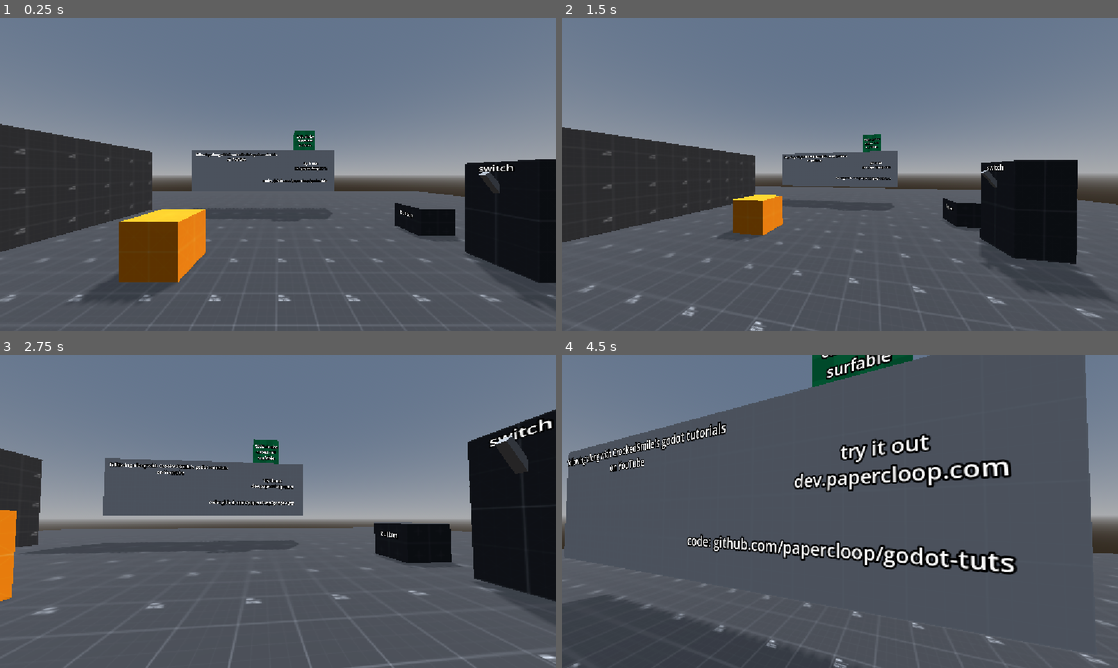
Above: before the commit, frames 1-4 (two rows, left to right).
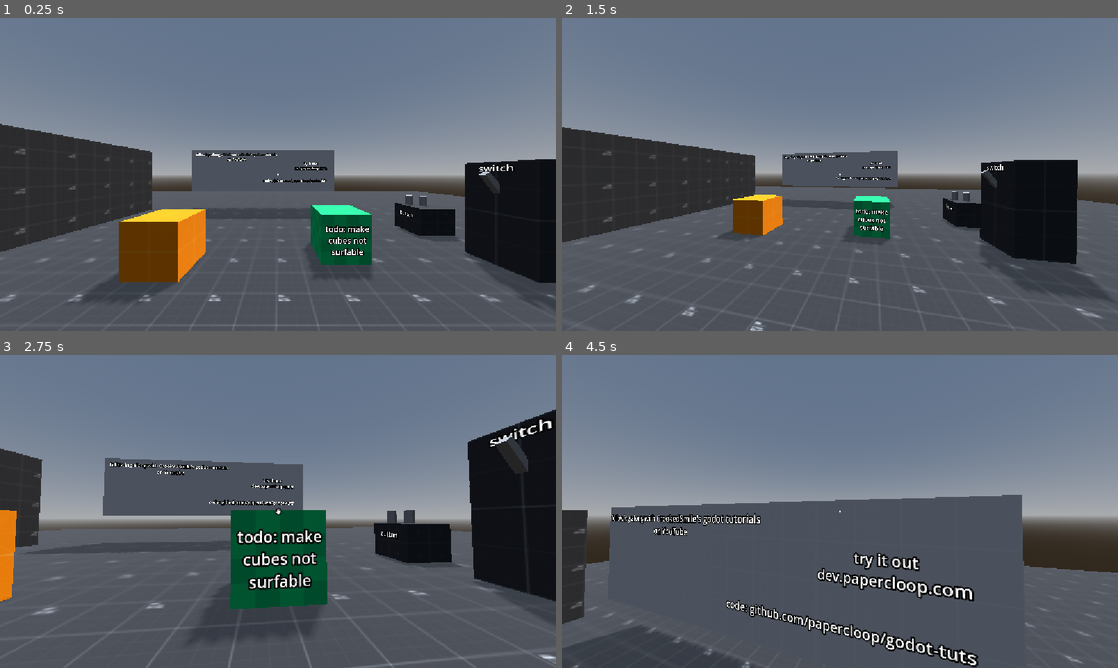
Above: after the commit, the same moments.

Repository: papercloop/godot-tuts
Game: Godot game, scene res://main.tscn
Same seed, same stepped clock (60 frames per second), same inputs: the game is played once before the commit and once after it.
Inputs (mouse positions are in pixels of both pictures, inside the frame that each line leads up to):
- Up to frame 1 (0.25 s): no input
- Up to frame 2 (1.5 s): tap Enter at 0.5 s; move the mouse to (962, 158) at 0.52 s; press the mouse at (962, 158) at 0.53 s; hold D (right) 0.53-1.28 s; tap Space (jump) at 0.77 s; right-click (962, 158) at 0.8 s; move the mouse to (812, 174) at 1.27 s; release the mouse at (812, 174) at 1.28 s; hold W (forward) from 1.28 s (still down); right-click (812, 174) at 1.35 s
- Up to frame 3 (2.75 s): keep holding W (forward); tap Space (jump) at 1.52 s; click (250, 511) at 1.55 s; move the mouse to (289, 505) at 2.02 s; hold C (crouch) from 2.03 s (still down); click (289, 505) at 2.17 s; right-click (289, 505) at 2.3 s
- Up to frame 4 (4.5 s): keep holding W (forward); move the mouse to (834, 517) at 2.77 s; release C (crouch) at 2.78 s; click (834, 517) at 2.85 s; tap Space (jump) at 3.02, 3.77 s; move the mouse to (878, 514) at 3.52 s; right-click (878, 514) at 3.6 s; click (878, 514) at 3.67 s; move the mouse to (795, 508) at 4.27 s; tap Shift (sprint) at 4.35 s

The runs differ from the first frame. In frame 1, 2.3% of the frame differs, in the area x 49-77%, y 36-82%; in frame 2, 1.1%; in frame 3, 5.9%; in frame 4, 47%, in the area x 0-100%, y 0-100%.

Commit message:
added reticle and pickupable items

Diff:
--- a/interaction/interaction_component.gd
+++ b/interaction/interaction_component.gd
@@ -7,7 +7,8 @@
 	DOOR,
 	SWITCH,
 	WHEEL,
-	}
+	ITEM,
+}
 
 @export var object_ref: Node3D
 @export var interaction_type: InteractionType = InteractionType.DEFAULT
@@ -26,6 +27,9 @@
 var starting_rotation: float
 var is_front: bool
 var wheel_rotation: float = 0.0
+
+# Signals
+signal item_collected(item: Node)
 
 func _ready() -> void:
 	match interaction_type:
@@ -67,6 +71,8 @@
 	match interaction_type:
 		InteractionType.DEFAULT:
 			_default_interact()
+		InteractionType.ITEM:
+			_collect_item()
 
 
 func auxInteract() -> void:
@@ -170,9 +176,10 @@
 	var center_position = camera.unproject_position(object_ref.global_transform.origin)
 	var vector_to_prev = previous_mouse_position - center_position
 	var vector_to_current = _mouse_position - center_position
-	var cross_product = vector_to_current.x * vector_to_prev.y - vector_to_current.y * vector_to_prev.x
 	# if comes back negative, counter clockwise. if positive, clockwise.
-	prints("cross product var", cross_product)
-	var cross = vector_to_prev.cross(vector_to_current)
-	prints("cross method", cross)
+	var cross_product = vector_to_current.cross(vector_to_prev)
 	return cross_product
+
+func _collect_item() -> void:
+	emit_signal("item_collected", get_parent())
+	get_parent().queue_free()
--- a/interaction/interaction_controller.gd
+++ b/interaction/interaction_controller.gd
@@ -4,6 +4,12 @@
 @onready var interaction_raycast: RayCast3D = %InteractionRaycast
 @onready var player_camera: Camera3D = %Camera3D
 @onready var player_hand: Marker3D = %Hand
+@onready var default_reticle: TextureRect = %DefaultReticle
+@onready var highlight_reticle: TextureRect = %HighlightReticle
+@onready var interacting_reticle: TextureRect = %InteractingReticle
+@onready var interactable_check: Area3D = %InteractableCheck
+
+@onready var outline_material: Material = preload("res://materials/outline.tres")
 
 var current_object: Object # we are already interacting with this.
 
@@ -11,7 +17,17 @@
 
 var interaction_component: Node
 
+func _ready() -> void:
+	interactable_check.body_entered.connect(_on_body_entered)
+	interactable_check.body_exited.connect(_on_body_exited)
+
+
 func _process(delta: float) -> void:
+
+	if interaction_component and interaction_component.is_interacting:
+		default_reticle.visible = false
+		highlight_reticle.visible = false
+		interacting_reticle.visible = true
 
 	# if on previous frame we were interacting with an object, we want to keep interacting with it.
 	if current_object:
@@ -19,11 +35,13 @@
 			if Input.is_action_just_pressed("secondary"):
 				interaction_component.auxInteract()
 				current_object = null
+				_unfocus()
 			elif Input.is_action_pressed("primary"):
 				interaction_component.interact()
 			else:
 				interaction_component.postInteract()
 				current_object = null
+				_unfocus()
 
 	# if on previous frame we were not interacting with an object, let's see if we can.
 	else:
@@ -36,14 +54,20 @@
 					return
 
 				last_potential_object = current_object
+				_focus()
 
-				if Input.is_action_pressed("primary"):
+				if Input.is_action_just_pressed("primary"):
 					current_object = potential_object
 					interaction_component.preInteract(player_hand, player_camera)
+
+					if interaction_component.interaction_type == interaction_component.InteractionType.ITEM:
+						interaction_component.connect("item_collected", Callable(self, "_on_item_collected"))
 
 					# This kind of feels like it should live in the interaction_component? Like interaction_controller shouldn't care what type of object it's interacting with?
 					if interaction_component.interaction_type == interaction_component.InteractionType.DOOR:
 						interaction_component.set_direction(current_object.to_local(interaction_raycast.get_collision_point()))
+		else:
+			_unfocus()
 
 
 func is_camera_locked() -> bool:
@@ -51,3 +75,37 @@
 		if interaction_component.lock_camera and interaction_component.is_interacting:
 			return true
 	return false
+
+func _focus() -> void:
+	default_reticle.visible = false
+	highlight_reticle.visible = true
+	interacting_reticle.visible = false
+
+func _unfocus() -> void:
+	default_reticle.visible = true
+	highlight_reticle.visible = false
+	interacting_reticle.visible = false
+
+func _on_item_collected(item: Node):
+	# Inventory system
+	prints("Player collected:", item)
+
+func _on_body_entered(body: Node3D) -> void:
+	if body.name != "Player":
+		var name = body.name
+		var ic = body.get_node_or_null("InteractionComponent")
+
+		if ic and ic.interaction_type == ic.InteractionType.ITEM:
+			print("body entered")
+			var mesh: MeshInstance3D = body.find_child("MeshInstance3D", true, false)
+			mesh.material_overlay = outline_material
+
+func _on_body_exited(body: Node3D) -> void:
+	if body.name != "Player":
+		var ic = body.get_node_or_null("InteractionComponent")
+
+		if ic and ic.interaction_type == ic.InteractionType.ITEM:
+			print("body exited")
+			var mesh: MeshInstance3D = body.find_child("MeshInstance3D", true, false)
+			mesh.material_overlay = null
+		return
--- a/main.tscn
+++ b/main.tscn
@@ -1,5 +1,6 @@
 [gd_scene format=3 uid="uid://56ubj0ejwbj1"]
 
+[ext_resource type="PackedScene" uid="uid://2w2s7jp1jrwf" path="res://objects/item.tscn" id="1_cegan"]
 [ext_resource type="Texture2D" uid="uid://2hwncca02f2y" path="res://assets/KenneyPrototypeTextures/Dark/texture_13.png" id="1_ig7tw"]
 [ext_resource type="PackedScene" uid="uid://ctnhp07prrw0i" path="res://player/player.tscn" id="1_kek77"]
 [ext_resource type="Texture2D" uid="uid://bf4sdh3imv3pj" path="res://assets/KenneyPrototypeTextures/Light/texture_13.png" id="2_0xm2m"]
@@ -85,6 +86,12 @@
 
 [node name="Sandbox" type="Node3D" unique_id=2112397449]
 
+[node name="Item" parent="." unique_id=1162407229 instance=ExtResource("1_cegan")]
+transform = Transform3D(1, 0, 0, 0, 1, 0, 0, 0, 1, 4.6620464, 0.9415579, -2)
+
+[node name="Item2" parent="." unique_id=667959735 instance=ExtResource("1_cegan")]
+transform = Transform3D(1, 0, 0, 0, 1, 0, 0, 0, 1, 4.404916, 0.94155777, -2.2335684)
+
 [node name="WorldEnvironment" type="WorldEnvironment" parent="." unique_id=1269758178]
 environment = SubResource("Environment_efxa6")
 
@@ -172,6 +179,12 @@
 text = "rotate
 wheel"
 
+[node name="Label3D" type="Label3D" parent="Floor2/StaticBody3D/Label3D" unique_id=820763589]
+transform = Transform3D(1, 0, 0, 0, 1, 0, 0, 0, 1, 0, -1.7307609, 0)
+text = "todo: nicer animation
+on wheel"
+font_size = 18
+
 [node name="PivotPoint" type="Node3D" parent="Floor2" unique_id=421672030]
 transform = Transform3D(1, 0, 0, 0, -4.371139e-08, 1, 0, -1, -4.371139e-08, 0.024199963, 0.1401403, -32.18052)
 script = ExtResource("5_074og")
@@ -259,7 +272,7 @@
 transform = Transform3D(1, 0, 0, 0, 1, 0, 0, 0, 1, -2.1723523, 0.49635983, -0.10030508)
 
 [node name="cube_5kg" parent="." unique_id=1392401296 instance=ExtResource("11_efxa6")]
-transform = Transform3D(1, 0, 0, 0, 1, 0, 0, 0, 1, 1.3670077, 3.4963598, -5.4008484)
+transform = Transform3D(1, 0, 0, 0, 1, 0, 0, 0, 1, 1.3670077, 0.49635935, -0.5940733)
 
 [node name="Door" parent="." unique_id=1794146749 instance=ExtResource("12_dg77c")]
 transform = Transform3D(-4.371139e-08, 0, 1, 0, 1, 0, -1, 0, -4.371139e-08, -7, 0, 6.6246414)
--- /dev/null
+++ b/materials/outline.tres
@@ -0,0 +1,12 @@
+[gd_resource type="ShaderMaterial" format=3 uid="uid://cnuq4ejpf8y4n"]
+
+[ext_resource type="Shader" uid="uid://bcxb2aa38hocg" path="res://shaders/outline.gdshader" id="1_povrl"]
+
+[resource]
+render_priority = 0
+shader = ExtResource("1_povrl")
+shader_parameter/outline_color = Color(0.78794587, 0.4126228, 0.8649677, 1)
+shader_parameter/outline_width = 2.0
+shader_parameter/pulse_speed = 4.0
+shader_parameter/min_alpha = 0.0
+shader_parameter/max_alpha = 1.0
--- /dev/null
+++ b/objects/item.tscn
@@ -0,0 +1,28 @@
+[gd_scene format=3 uid="uid://2w2s7jp1jrwf"]
+
+[ext_resource type="PackedScene" uid="uid://oy8ajewk2akc" path="res://interaction/interaction_component.tscn" id="1_oqx7i"]
+
+[sub_resource type="CylinderMesh" id="CylinderMesh_eku1s"]
+top_radius = 0.1
+bottom_radius = 0.1
+height = 0.3
+
+[sub_resource type="StandardMaterial3D" id="StandardMaterial3D_p7e0t"]
+albedo_color = Color(0.55, 0.55, 0.55, 1)
+
+[sub_resource type="CylinderShape3D" id="CylinderShape3D_hwsm6"]
+height = 0.3
+radius = 0.1
+
+[node name="Item" type="RigidBody3D" unique_id=1162407229]
+
+[node name="MeshInstance3D" type="MeshInstance3D" parent="." unique_id=1742433950]
+mesh = SubResource("CylinderMesh_eku1s")
+surface_material_override/0 = SubResource("StandardMaterial3D_p7e0t")
+
+[node name="CollisionShape3D" type="CollisionShape3D" parent="." unique_id=1725382231]
+shape = SubResource("CylinderShape3D_hwsm6")
+
+[node name="InteractionComponent" parent="." unique_id=1968299739 node_paths=PackedStringArray("object_ref") instance=ExtResource("1_oqx7i")]
+object_ref = NodePath("..")
+interaction_type = 4
--- a/player/player.tscn
+++ b/player/player.tscn
@@ -2,11 +2,17 @@
 
 [ext_resource type="Script" uid="uid://cs2pfw0vi0moc" path="res://player/player.gd" id="1_oul6g"]
 [ext_resource type="PackedScene" uid="uid://bnuytvyjhdstt" path="res://interaction/interaction_controller.tscn" id="2_rkbax"]
+[ext_resource type="Texture2D" uid="uid://cog5rken22o30" path="res://assets/reticles/dot_small.png" id="3_qjkh3"]
+[ext_resource type="Texture2D" uid="uid://d21fx8h6vy8r8" path="res://assets/reticles/tile_0158.png" id="4_g6k8r"]
+[ext_resource type="Texture2D" uid="uid://clspdt02vdc3u" path="res://assets/reticles/tile_0159.png" id="5_boad6"]
 
 [sub_resource type="CapsuleShape3D" id="CapsuleShape3D_eku1s"]
 
 [sub_resource type="CapsuleShape3D" id="CapsuleShape3D_hwsm6"]
 height = 1.0
+
+[sub_resource type="SphereShape3D" id="SphereShape3D_eku1s"]
+radius = 3.0
 
 [node name="Player" type="CharacterBody3D" unique_id=1648918138]
 script = ExtResource("1_oul6g")
@@ -41,3 +47,55 @@
 
 [node name="InteractionController" parent="." unique_id=1576903948 instance=ExtResource("2_rkbax")]
 unique_name_in_owner = true
+
+[node name="GUI" type="Node" parent="." unique_id=1741914251]
+
+[node name="ReticleLayer" type="CanvasLayer" parent="GUI" unique_id=126936830]
+
+[node name="Control" type="Control" parent="GUI/ReticleLayer" unique_id=1496365069]
+layout_mode = 3
+anchors_preset = 15
+anchor_right = 1.0
+anchor_bottom = 1.0
+grow_horizontal = 2
+grow_vertical = 2
+
+[node name="CenterContainer" type="CenterContainer" parent="GUI/ReticleLayer/Control" unique_id=280629993]
+layout_mode = 1
+anchors_preset = 8
+anchor_left = 0.5
+anchor_top = 0.5
+anchor_right = 0.5
+anchor_bottom = 0.5
+offset_left = -16.0
+offset_top = -16.0
+offset_right = 16.0
+offset_bottom = 16.0
+grow_horizontal = 2
+grow_vertical = 2
+
+[node name="DefaultReticle" type="TextureRect" parent="GUI/ReticleLayer/Control/CenterContainer" unique_id=809255979]
+unique_name_in_owner = true
+layout_mode = 2
+texture = ExtResource("3_qjkh3")
+stretch_mode = 3
+
+[node name="HighlightReticle" type="TextureRect" parent="GUI/ReticleLayer/Control/CenterContainer" unique_id=1937229482]
+unique_name_in_owner = true
+visible = false
+layout_mode = 2
+texture = ExtResource("4_g6k8r")
+stretch_mode = 3
+
+[node name="InteractingReticle" type="TextureRect" parent="GUI/ReticleLayer/Control/CenterContainer" unique_id=482743408]
+unique_name_in_owner = true
+visible = false
+layout_mode = 2
+texture = ExtResource("5_boad6")
+stretch_mode = 3
+
+[node name="InteractableCheck" type="Area3D" parent="." unique_id=33856108]
+unique_name_in_owner = true
+
+[node name="CollisionShape3D" type="CollisionShape3D" parent="InteractableCheck" unique_id=1750823713]
+shape = SubResource("SphereShape3D_eku1s")
--- /dev/null
+++ b/shaders/outline.gdshader
@@ -0,0 +1,28 @@
+shader_type spatial;
+render_mode cull_front, unshaded;
+
+uniform vec4 outline_color : source_color;
+uniform float outline_width = 6.0;
+uniform float pulse_speed = 1.0; // Speed of the pulse
+uniform float min_alpha = 0.0;   // Minimum alpha in pulse
+uniform float max_alpha = 1.0;   // Maximum alpha in pulse
+
+void vertex() {
+ vec4 clip_position = PROJECTION_MATRIX * (MODELVIEW_MATRIX * vec4(VERTEX, 1.0));
+ vec3 clip_normal = mat3(PROJECTION_MATRIX) * (mat3(MODELVIEW_MATRIX) * NORMAL);
+
+ vec2 offset = normalize(clip_normal.xy) / VIEWPORT_SIZE * clip_position.w * outline_width * 2.0;
+
+ clip_position.xy += offset;
+
+ POSITION = clip_position;
+}
+
+void fragment() {
+ // Pulse alpha with sine wave over time
+ float pulse = sin(TIME * pulse_speed) * 0.5 + 0.5; // range: 0 to 1
+ float alpha = mix(min_alpha, max_alpha, pulse);
+
+ ALBEDO = outline_color.rgb;
+ ALPHA = outline_color.a * alpha;
+}
Binary file added: assets/reticles/dot_large.png
Not shown, added: assets/reticles/dot_large.png.import
Binary file added: assets/reticles/dot_small.png
Not shown, added: assets/reticles/dot_small.png.import
Binary file added: assets/reticles/hand_thin_closed.png
Not shown, added: assets/reticles/hand_thin_closed.png.import
Binary file added: assets/reticles/hand_thin_open.png
Not shown, added: assets/reticles/hand_thin_open.png.import
Binary file added: assets/reticles/look_b.png
Not shown, added: assets/reticles/look_b.png.import
Binary file added: assets/reticles/message_dots_square.png
Not shown, added: assets/reticles/message_dots_square.png.import
(and 9 more such lines)
